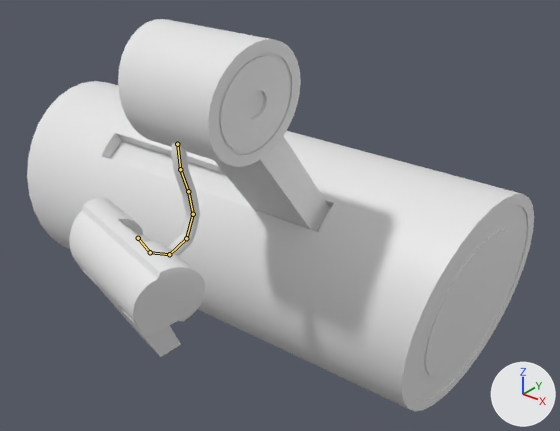
Before and after pictures for a commit that changed the FBX model Assets/Blender/Professor/professor.fbx.
Camera for both pictures: a camera (50 mm lens) standing at (33.6, -21.3, 22.3) and looking at (6.2, 12.9, 1.1). The axes (+X, +Y, +Z) are drawn at lower right. The lights are the same throughout. The picture after the commit comes second. Both versions are drawn at frame 27 of the action 'ProfessorArmature|ShockedToSpeakingMural'; the numbers are the values there. The bones that change are drawn over the model as lines.

In view in the first picture: 'ProfessorAbdomen', 'ProfessorHead', 'ProfessorNeck', 'ProfessorRoot', 'ProfessorTorso'.
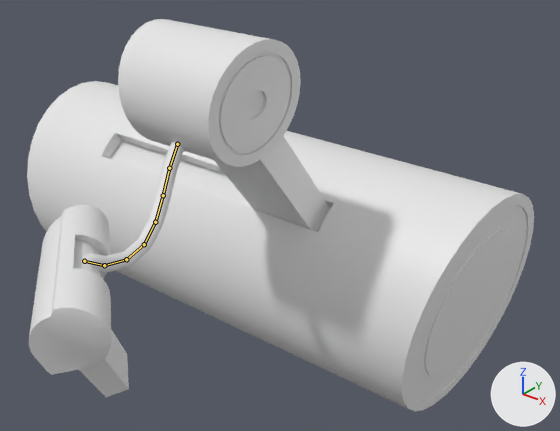
Diff of the bpy script that builds the scene:
```diff
--- a/Assets/Blender/Professor/professor.fbx.py
+++ b/Assets/Blender/Professor/professor.fbx.py
@@ bone_bone_003 @@
 bone_bone_003 = bpy.data.objects['ProfessorArmature'].pose.bones['Bone.003']  # child of 'Bone.002'
-bone_bone_003.rotation_quaternion = (0.896, -0.443, 0.006, 0.005)  # degrees (-53, 1, 0)
+bone_bone_003.rotation_quaternion = (0.99, -0.012, 0.025, 0.136)  # degrees (-1, 3, 16)
@@ bone_bone_004 @@
 bone_bone_004 = bpy.data.objects['ProfessorArmature'].pose.bones['Bone.004']  # child of 'Bone.003'
-bone_bone_004.rotation_quaternion = (0.989, -0.148, 0.0, 0.0)  # degrees (-17, 0, 0)
+bone_bone_004.rotation_quaternion = (0.997, -0.082, 0.0, 0.0)  # degrees (-9, 0, 0)
@@ bone_bone_005 @@
 bone_bone_005 = bpy.data.objects['ProfessorArmature'].pose.bones['Bone.005']  # child of 'Bone.004'
-bone_bone_005.rotation_quaternion = (0.996, 0.087, 0.0, 0.0)  # degrees (10, 0, 0)
+bone_bone_005.rotation_quaternion = (0.999, 0.035, 0.0, 0.0)  # degrees (4, 0, 0)
@@ bone_bone_006 @@
 bone_bone_006 = bpy.data.objects['ProfessorArmature'].pose.bones['Bone.006']  # child of 'Bone.005'
-bone_bone_006.rotation_quaternion = (0.957, 0.29, 0.0, 0.0)  # degrees (34, 0, 0)
+bone_bone_006.rotation_quaternion = (0.991, 0.137, 0.0, 0.0)  # degrees (16, 0, 0)
@@ bone_bone_007 @@
 bone_bone_007 = bpy.data.objects['ProfessorArmature'].pose.bones['Bone.007']  # child of 'Bone.006'
-bone_bone_007.rotation_quaternion = (0.918, 0.397, 0.0, 0.0)  # degrees (47, 0, 0)
+bone_bone_007.rotation_quaternion = (0.981, 0.193, 0.0, 0.0)  # degrees (22, 0, 0)
@@ bone_bone_008 @@
 bone_bone_008 = bpy.data.objects['ProfessorArmature'].pose.bones['Bone.008']  # child of 'Bone.007'
-bone_bone_008.rotation_quaternion = (0.922, 0.387, 0.0, 0.0)  # degrees (46, 0, 0)
+bone_bone_008.rotation_quaternion = (0.981, 0.196, 0.0, 0.0)  # degrees (23, 0, 0)
@@ bone_bone_009 @@
 bone_bone_009 = bpy.data.objects['ProfessorArmature'].pose.bones['Bone.009']  # child of 'Bone.008'
-bone_bone_009.rotation_quaternion = (0.969, 0.249, 0.0, 0.0)  # degrees (29, 0, 0)
+bone_bone_009.rotation_quaternion = (0.99, 0.14, 0.0, 0.0)  # degrees (16, 0, 0)
@@ bone_bone_011 @@
 bone_bone_011 = bpy.data.objects['ProfessorArmature'].pose.bones['Bone.011']  # child of 'Bone.012'
-bone_bone_011.location = (-7.0, 3.13, 10.32)
-bone_bone_011.rotation_quaternion = (0.96, -0.244, -0.095, -0.096)  # degrees (-28, -13, -8)
+bone_bone_011.location = (-8.92, 6.85, 7.23)
+bone_bone_011.rotation_quaternion = (0.91, -0.236, -0.237, -0.245)  # degrees (-22, -33, -24)
```

Changed parts and their boxes (x1, y1, x2, y2) in the pictures (560 x 431 px):
'ProfessorHead', posed (26% narrower, 20% taller): before (69, 197, 205, 357); after (29, 205, 129, 397)
'ProfessorNeck', posed (65% wider, 16% taller): before (138, 142, 200, 256); after (82, 141, 185, 273)
bone 'Bone.003', root to tip: before (177, 144) to (180, 169); after (177, 144) to (169, 168)
bone 'Bone.004', root to tip: before (180, 169) to (188, 191); after (169, 168) to (163, 195)
bone 'Bone.005', root to tip: before (188, 191) to (193, 214); after (163, 195) to (155, 222)
bone 'Bone.006', root to tip: before (193, 214) to (186, 238); after (155, 222) to (144, 244)
bone 'Bone.007', root to tip: before (186, 238) to (169, 254); after (144, 244) to (126, 259)
bone 'Bone.008', root to tip: before (169, 254) to (150, 252); after (126, 259) to (104, 265)
bone 'Bone.009', root to tip: before (150, 252) to (138, 238); after (104, 265) to (84, 261)
bone 'Bone.011', root to tip: before (138, 238) to (138, 238); after (84, 261) to (84, 261)
